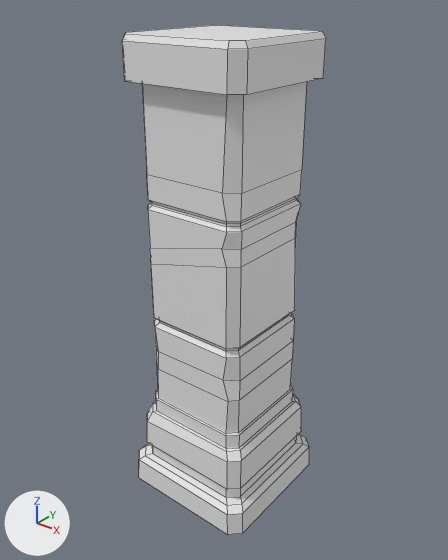
Before and after pictures for a commit that changed the FBX model assets/Column.fbx.
Before and after are seen from a 50 mm lens placed at (3.01, -3.76, 4.42), pointed at (-0.02, 0.01, 2.08). The lights are fixed; the arrows at lower left show +X, +Y and +Z. Mesh edges are drawn as thin lines.

The first picture shows 'Column'.
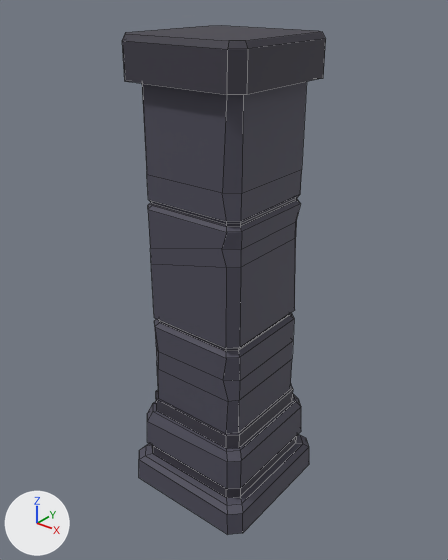
The change, as JSON lines over the scene's bpy script:
```json
{"op": "add", "block": "mat_darkgrey_floor", "code": ["mat_darkgrey_floor = principled_material('DarkGrey_Floor')", "mat_darkgrey_floor.base_color = (0.0455, 0.0422, 0.0607)  # dark grey #3c3a46", "mat_darkgrey_floor.roughness = 0.69"]}
{"op": "add", "block": "mat_grey_floor", "code": ["mat_grey_floor = principled_material('Grey_Floor')", "mat_grey_floor.base_color = (0.0741, 0.0715, 0.102)  # dark grey #4d4c5a", "mat_grey_floor.roughness = 0.69"]}
{"block": "me_cube_083", "where": "me_cube_083.from_pydata(...)  # 224 vertices, 212 faces; spans x -0.65..0.65, y -0.65..0.65, z 0.01..4.07"}
{"block": "me_cube_083", "where": "# used by ob_column; location = (0.0, 0.0, 0.0)"}
{"block": "me_cube_083", "change": "me_cube_083 part 1: 147 of the faces centred in x -0.65..0.65, y -0.65..0.65, z 0.01..3.4 switch from no material to mat_grey_floor (dark grey #4d4c5a)"}
{"block": "me_cube_083", "change": "me_cube_083 part 2: 25 of the faces centred in x -0.56..0.56, y -0.56..0.56, z 3.75..4.07 switch from no material to mat_darkgrey_floor (dark grey #3c3a46)"}
{"block": "me_cube_083", "change": "me_cube_083 part 3: 24 of the faces centred in x -0.54..0.54, y -0.54..0.54, z 0.4..0.93 switch from no material to mat_darkgrey_floor (dark grey #3c3a46)"}
{"block": "me_cube_083", "change": "me_cube_083 part 4: 8 of the faces centred in x -0.44..0.44, y -0.44..0.44, z 1.74 switch from no material to mat_darkgrey_floor (dark grey #3c3a46)"}
{"block": "me_cube_083", "change": "me_cube_083 part 5: 8 of the faces centred in x -0.45..0.45, y -0.45..0.45, z 2.81 switch from no material to mat_darkgrey_floor (dark grey #3c3a46)"}
```

Pixel boxes (x1, y1, x2, y2) of what changed, in the pictures (448 x 560 px):
```json
{"part": 1, "of": "me_cube_083", "change": "recoloured", "before": [139, 82, 309, 534], "after": [139, 82, 309, 534]}
{"part": 2, "of": "me_cube_083", "change": "recoloured", "before": [122, 25, 326, 95], "after": [122, 25, 326, 95]}
{"part": 3, "of": "me_cube_083", "change": "recoloured", "before": [152, 385, 296, 498], "after": [152, 385, 296, 498]}
{"part": 4, "of": "me_cube_083", "change": "recoloured", "before": [159, 314, 290, 351], "after": [159, 314, 290, 351]}
{"part": 5, "of": "me_cube_083", "change": "recoloured", "before": [152, 198, 297, 227], "after": [152, 198, 297, 227]}
```
